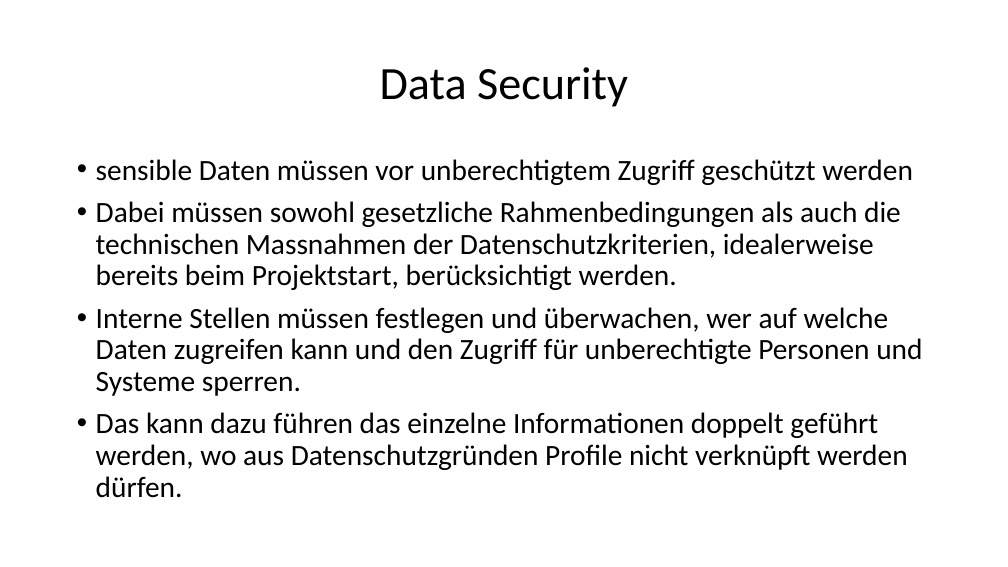
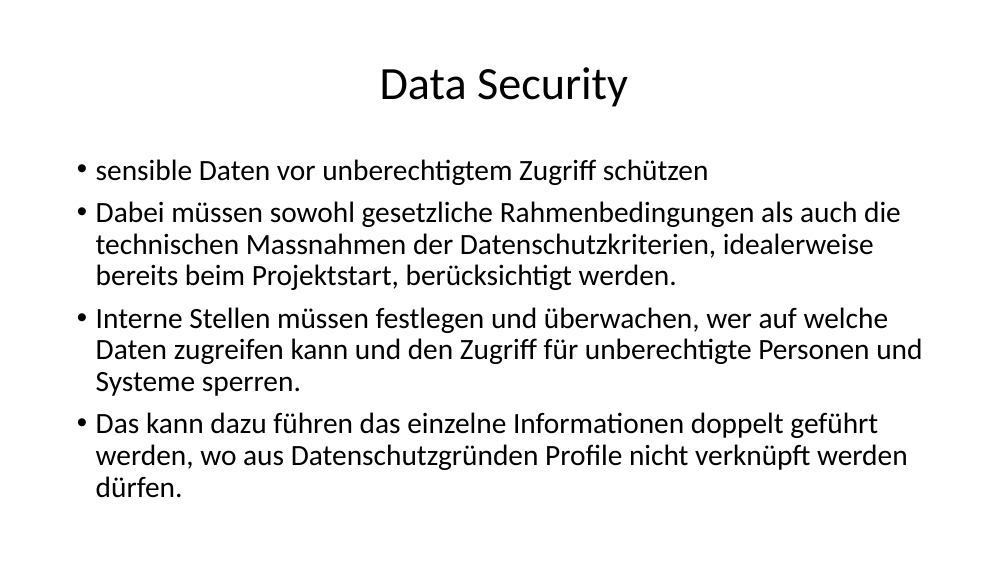
Before and after one commit to ehmkah/cas_swa_sad, a slide deck: slide 9 of Architekturprinzip/Architekturprinzipen.pptx. Drawn at 1008x567 pixels with LibreOffice and Linux fonts; fonts in the diff are those of the drawing. Boxes give left, top, right and bottom in pixels: in the first picture for what was removed or moved away, otherwise in the second. Text is boxed around its words. In the diff, an @@ line names an element or a change of style, - is before the commit and + after.

```diff
--- a/Architekturprinzip/Architekturprinzipen.pptx
+++ b/Architekturprinzip/Architekturprinzipen.pptx
@@ text at bbox=[96, 159, 709, 185]: text changed @@
-• sensible Daten müssen vor unberechtigtem Zugriff geschützt werden
+• sensible Daten vor unberechtigtem Zugriff schützen
```
Also in this commit, not shown: 7 other slides changed, 1 slide added, 1 slide removed.
